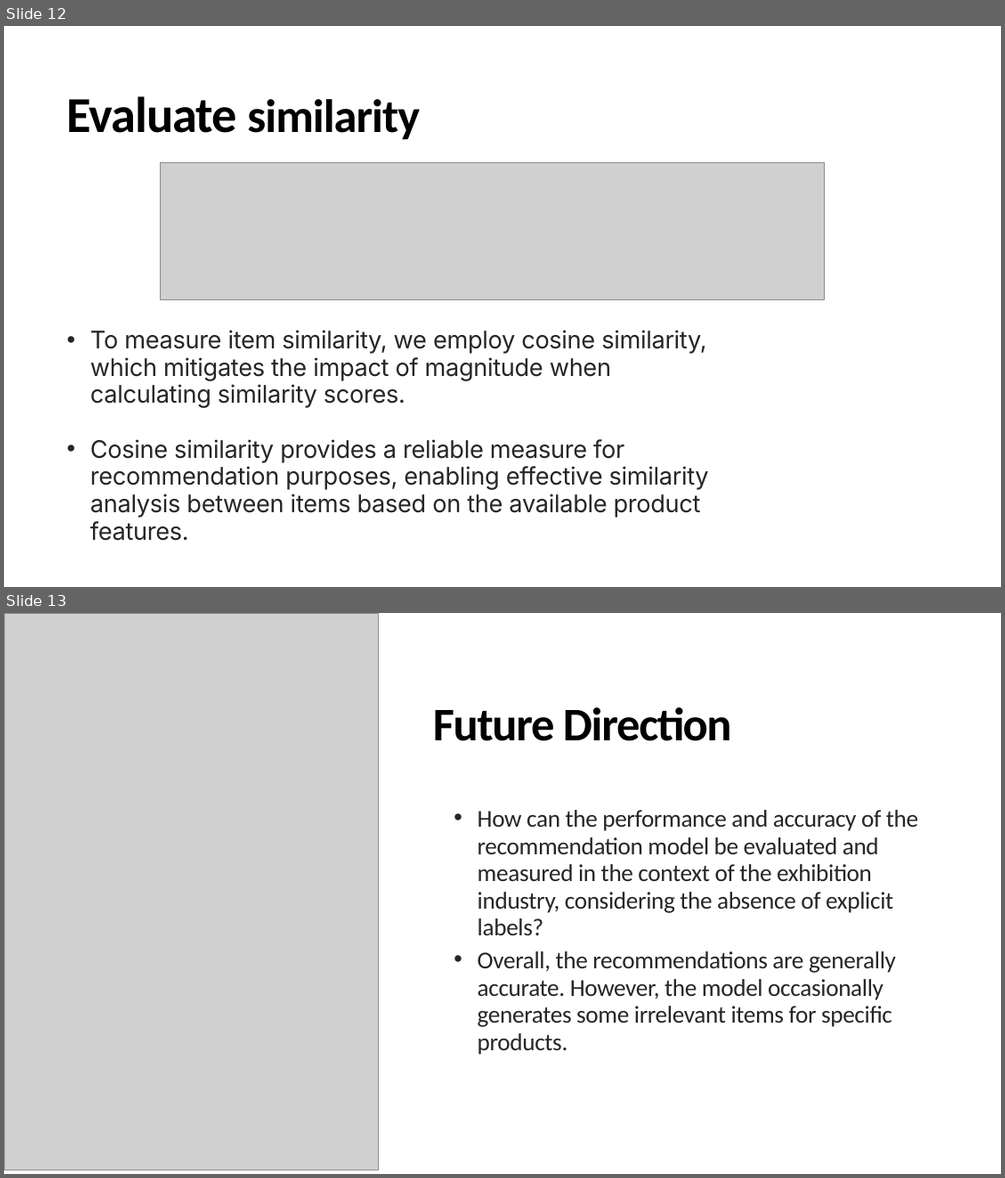
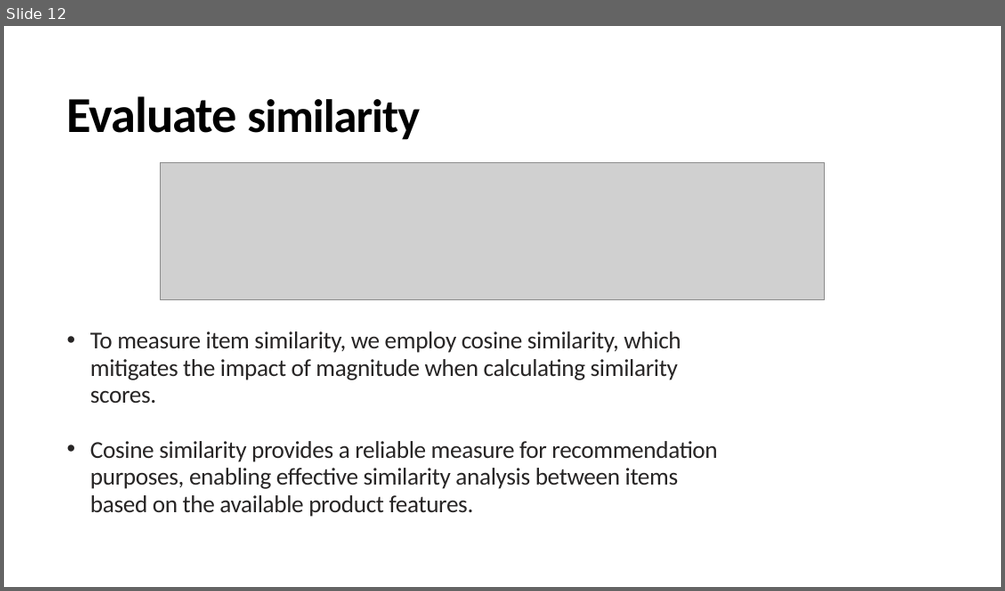
Before and after one commit to ywchen814/ExpoRecSys-Item-Recommendation-with-Flask-API-and-Elasticsearch, a slide deck: Item-Based-Recommendation_Yuwei Chen.pptx. Shown one above the other, each under a label of ours: slides 12 and 13 before the commit, slide 12 after it. The pictures are 1005x1178 and 1005x591 pixels, drawn with LibreOffice and Linux fonts; fonts in the diff are those of the drawing; grey boxes stand for pictures. Boxes give left, top, right and bottom in pixels: in the first picture for what was removed or moved away, otherwise in the second. Text is boxed around its words. In the diff, an @@ line names an element or a change of style, - is before the commit and + after.

```diff
--- a/Item-Based-Recommendation_Yuwei Chen.pptx
+++ b/Item-Based-Recommendation_Yuwei Chen.pptx
@@ slide 13 removed at (x1=4, y1=613, x2=1001, y2=1174), background #F5F5F5 @@
@@ picture removed at (x1=4, y1=613, x2=378, y2=1169) @@
@@ text removed at (x1=433, y1=707, x2=732, y2=741) @@
-Future Direction
@@ text removed at (x1=477, y1=810, x2=918, y2=935) @@
-• How can the performance and accuracy of the recommendation model be evaluated and measured in the context of the exhibition industry, considering the absence of explicit labels?
@@ text removed at (x1=477, y1=951, x2=896, y2=1027) @@
-• Overall, the recommendations are generally accurate. However, the model occasionally generates some irrelevant items for specific products.
@@ slide 12 changed as well @@
@@ background #F5F5F5 to #FFFFFF @@
@@ text "To measure item similarity, we ..." at (x1=90, y1=331, x2=717, y2=516): font Inter to Calibri @@
```
Also in this commit, not shown: 11 other slides changed, 5 slides added, 2 other files.
